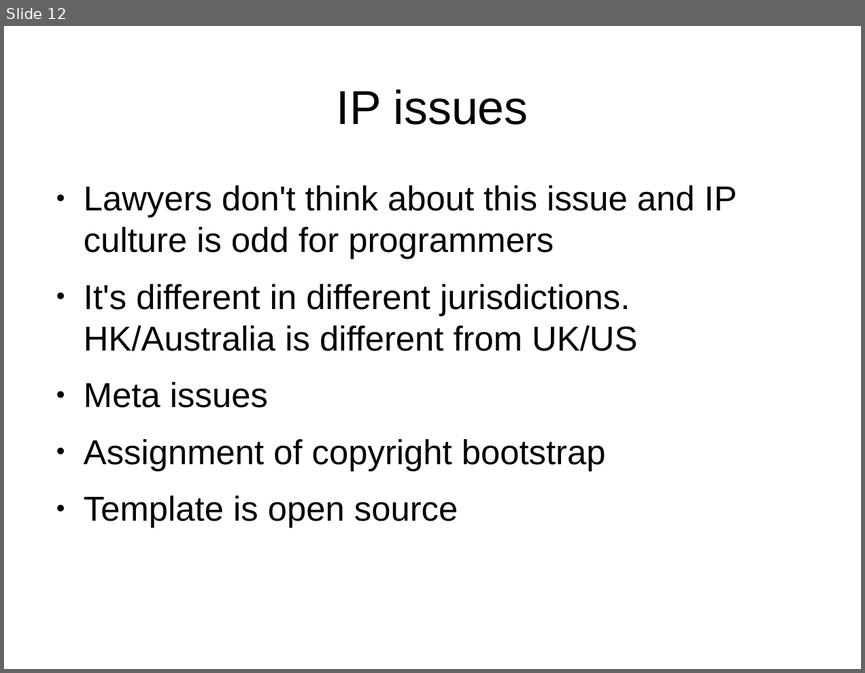
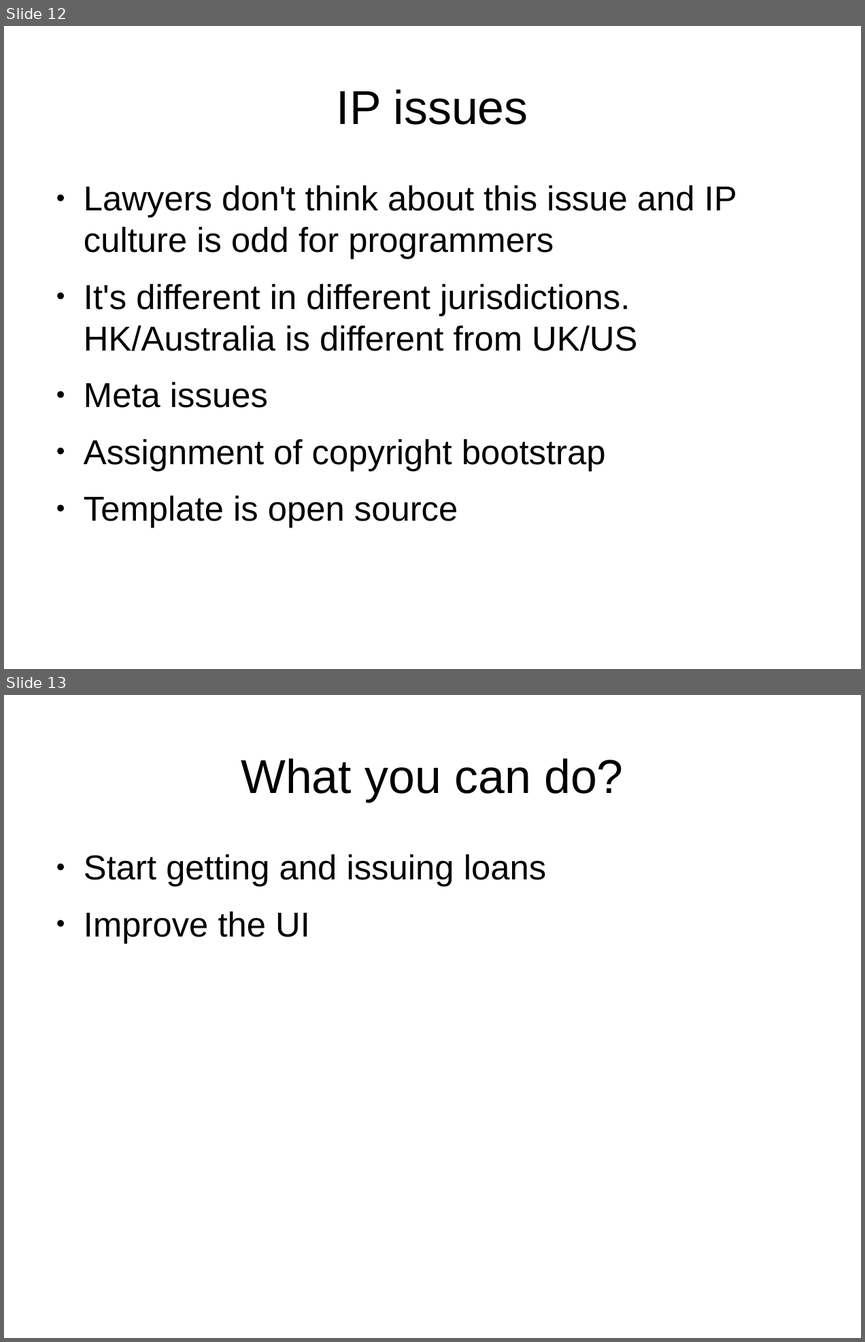
Before and after one commit to joequant/bitquant, a slide deck: pitchdecks/tech.odp. Shown one above the other, each under a label of ours: slide 12 before the commit, slides 12 and 13 after it. The pictures are 865x673 and 865x1342 pixels, drawn with LibreOffice and Linux fonts; fonts in the diff are those of the drawing. Boxes give left, top, right and bottom in pixels: in the first picture for what was removed or moved away, otherwise in the second. Text is boxed around its words. In the diff, an @@ line names an element or a change of style, - is before the commit and + after.

```diff
--- a/pitchdecks/tech.odp
+++ b/pitchdecks/tech.odp
@@ slide 13 added at box(4, 695, 861, 1338), background #FFFFFF @@
@@ title added at box(241, 758, 623, 802), 44 pt, text #000000 @@
+What you can do?
@@ text added at box(84, 854, 546, 943), 32 pt, text #000000 @@
+● Start getting and issuing loans
+● Improve the UI
```
Also in this commit, not shown: 1 slide changed, 1 other file.
